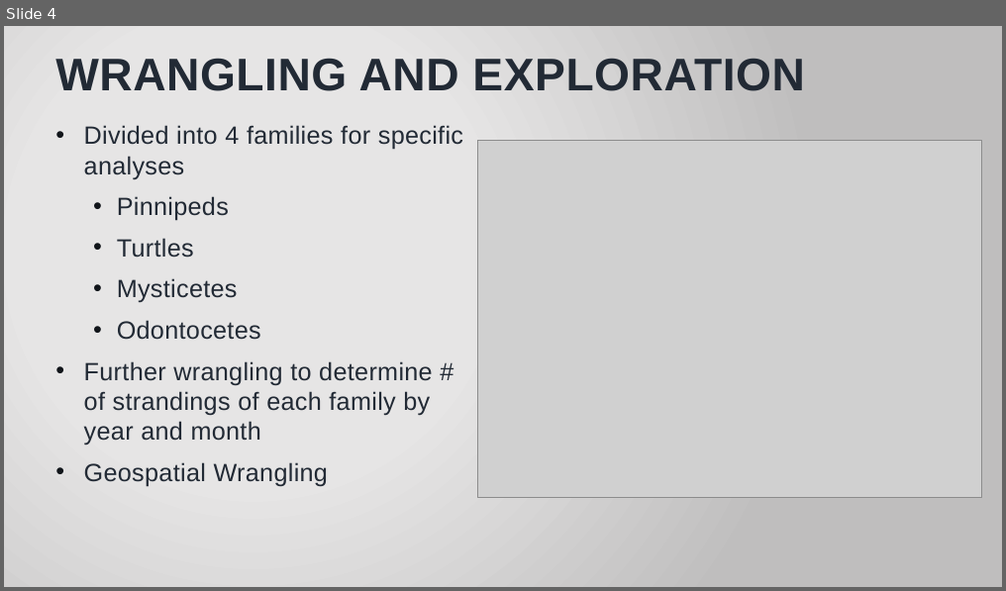
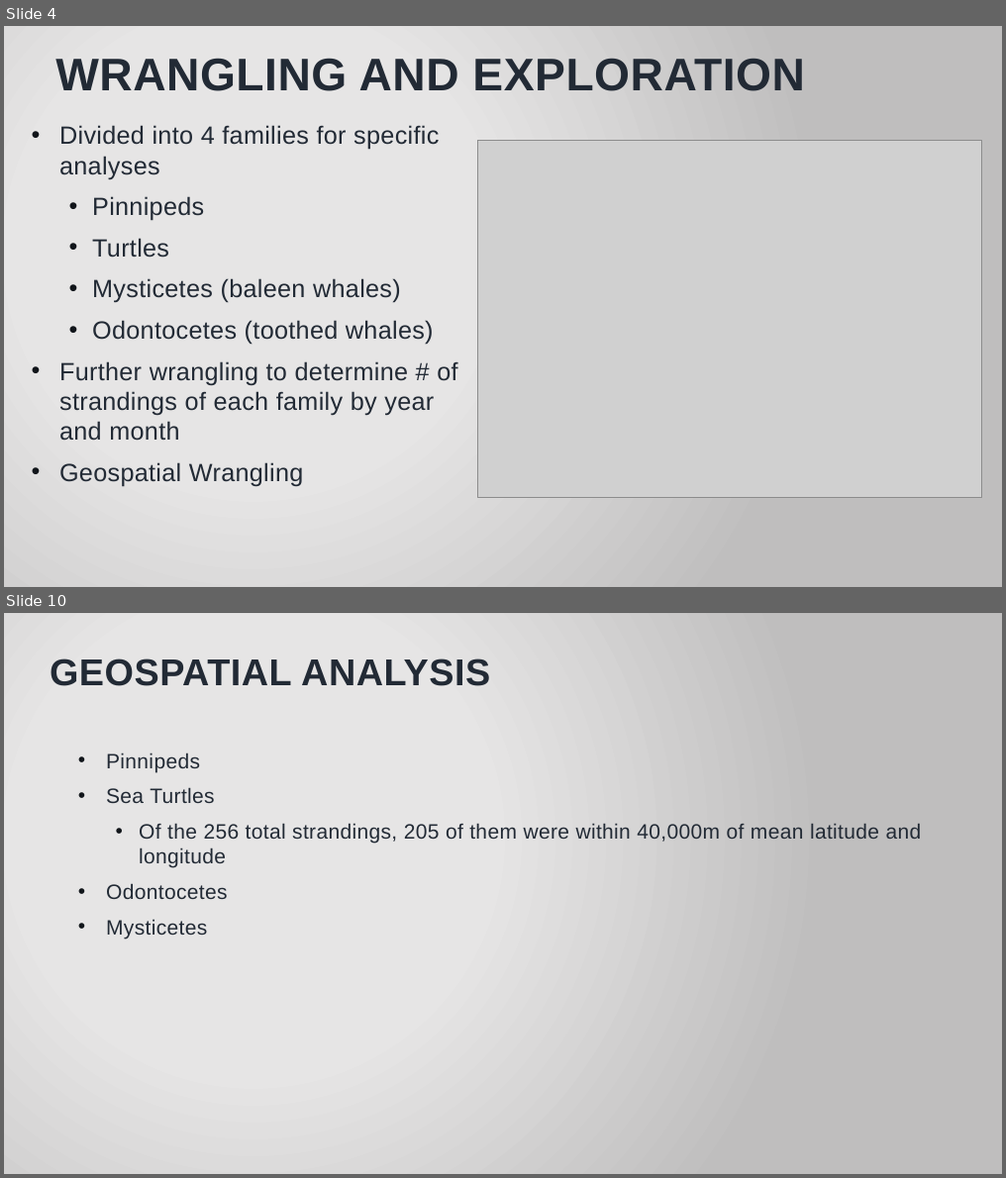
Before and after one commit to jmeza32/MezaFidalgo_Ozog_Pepper_ENV872_EDA_FinalProject, a slide deck: Output/Stranding Data Analysis.pptx. Shown one above the other, each under a label of ours: slide 4 before the commit, slides 4 and 10 after it; the slides between them are not shown. The pictures are 1006x591 and 1006x1178 pixels, drawn with LibreOffice and Linux fonts; fonts in the diff are those of the drawing; grey boxes stand for pictures; background and template pictures are left out. Boxes give left, top, right and bottom in pixels: in the first picture for what was removed or moved away, otherwise in the second. Text is boxed around its words. In the diff, an @@ line names an element or a change of style, - is before the commit and + after.

```diff
--- a/Output/Stranding Data Analysis.pptx
+++ b/Output/Stranding Data Analysis.pptx
@@ slide 10 added at bbox=[4, 613, 1002, 1174], background picture (left out) @@
@@ title added at bbox=[50, 659, 490, 686], 36 pt, text #222A35, bold @@
+GEOSPATIAL ANALYSIS
@@ text added at bbox=[106, 753, 922, 939], 20 pt, text #222A35 @@
+• Pinnipeds
+• Sea Turtles
+  • Of the 256 total strandings, 205 of them were within 40,000m of mean latitude and longitude
+• Odontocetes
+• Mysticetes
@@ slide 4 changed as well @@
@@ text "Divided into 4 families for ...": place and size @@
-text "Divided into 4 families for ..." at bbox=[84, 125, 463, 486]
+text "Divided into 4 families for ..." at bbox=[59, 125, 457, 486]
@@ text at bbox=[92, 278, 434, 345]: text changed @@
-  • Mysticetes
-  • Odontocetes
+  • Mysticetes (baleen whales)
+  • Odontocetes (toothed whales)
```
Also in this commit, not shown: 4 other slides changed, 5 other slides added, 7 slides removed.
